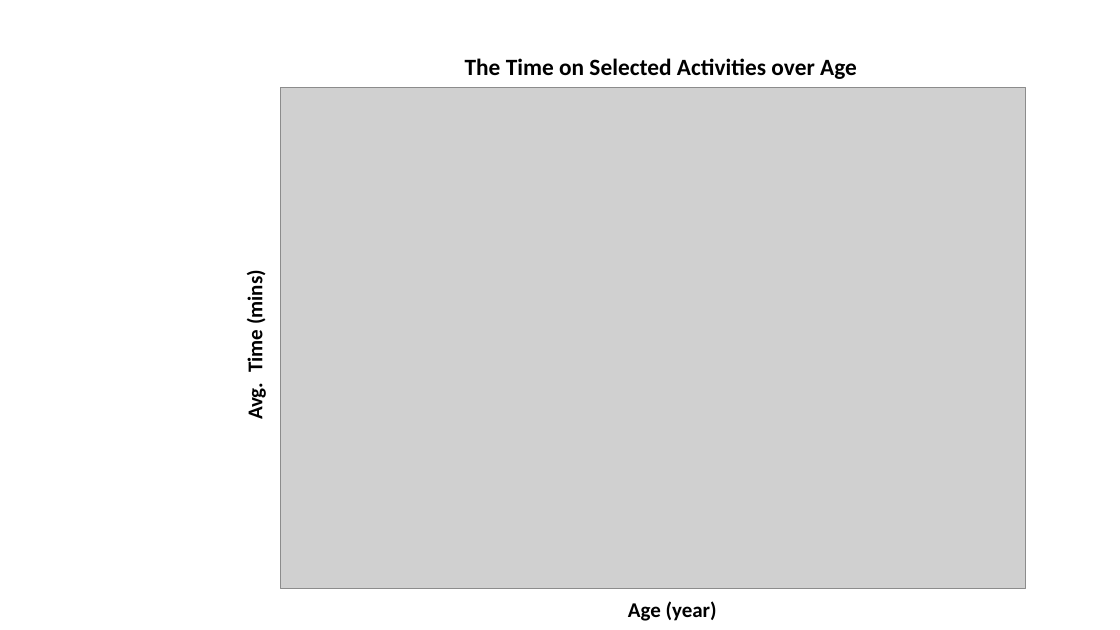
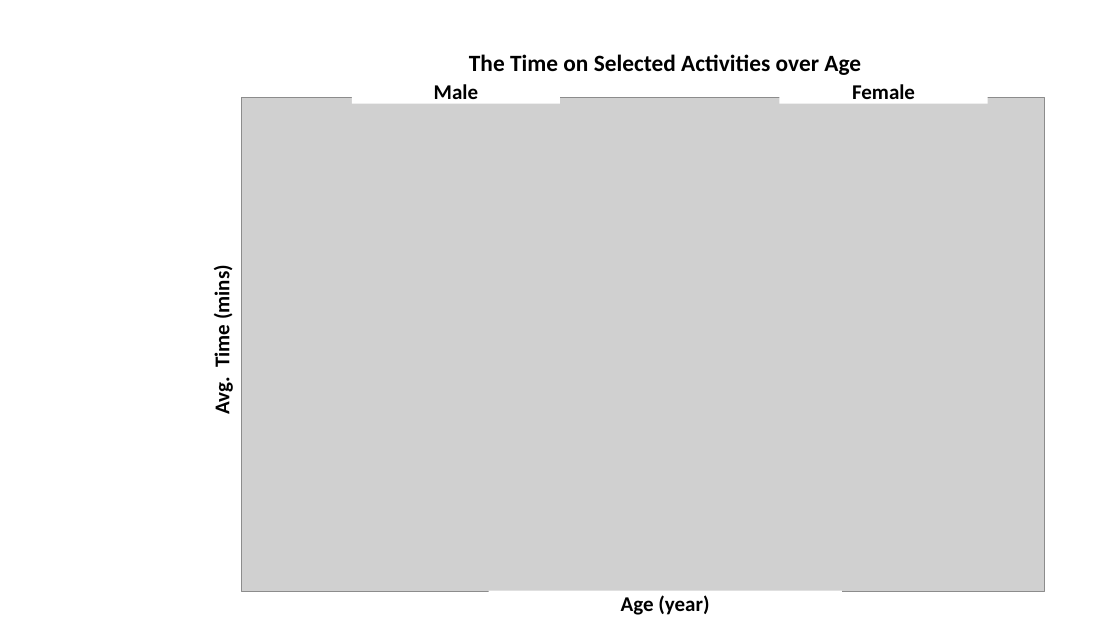
Before and after one commit to yunshiuan/CS765, a slide deck: slide 5 of DE9/process.pptx. Drawn at 1120x630 pixels with LibreOffice and Linux fonts; fonts in the diff are those of the drawing; grey boxes stand for pictures. Boxes give left, top, right and bottom in pixels: in the first picture for what was removed or moved away, otherwise in the second. Text is boxed around its words. In the diff, an @@ line names an element or a change of style, - is before the commit and + after.

Commit message:
minor

```diff
--- a/DE9/process.pptx
+++ b/DE9/process.pptx
@@ text "The Time on Selected Activities ...": place and size @@
-text "The Time on Selected Activities ..." at [465, 58, 857, 79]
+text "The Time on Selected Activities ..." at [469, 54, 861, 75]
@@ rectangle added at [352, 78, 560, 103], fill #FFFFFF, 18 pt, text #000000, bold @@
+Male
@@ rectangle added at [780, 78, 988, 103], fill #FFFFFF, 18 pt, text #000000, bold @@
+Female
@@ picture: place and size @@
-picture at [281, 87, 1026, 589]
+picture at [242, 97, 1045, 592]
@@ rectangle "Avg. Time (mins)": place and size @@
-rectangle "Avg. Time (mins)" at [242, 168, 267, 521]
+rectangle "Avg. Time (mins)" at [209, 163, 234, 516]
@@ rectangle "Age (year)": place and size @@
-rectangle "Age (year)" at [628, 601, 717, 621]
+rectangle "Age (year)" at [489, 591, 843, 616]
```
